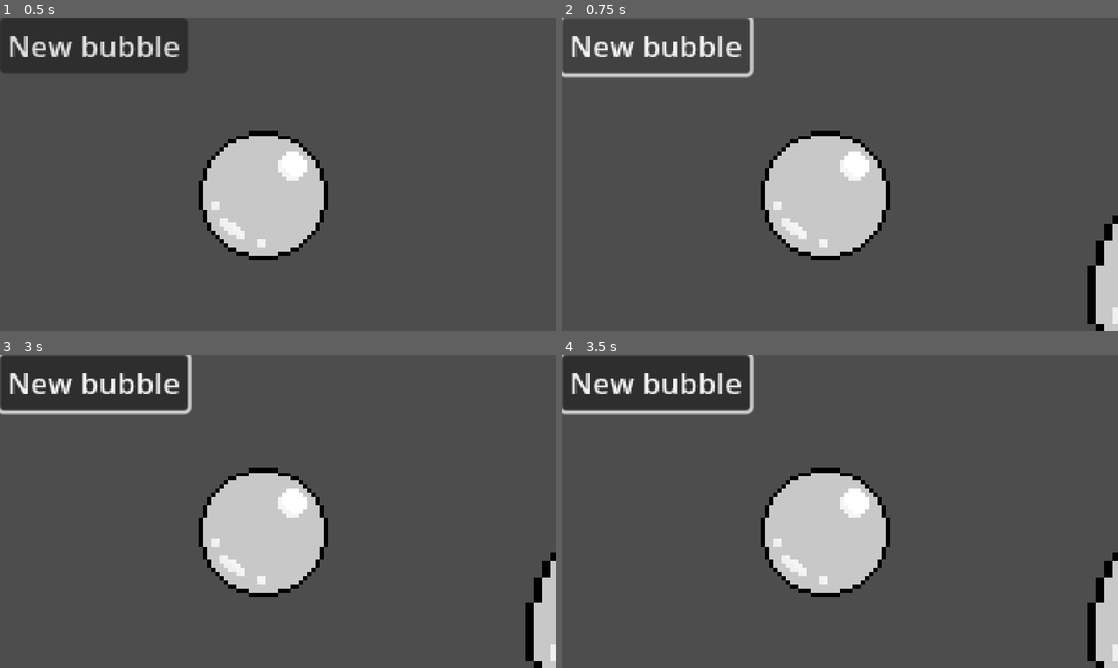
Above: before the commit, frames 1-4 (two rows, left to right).
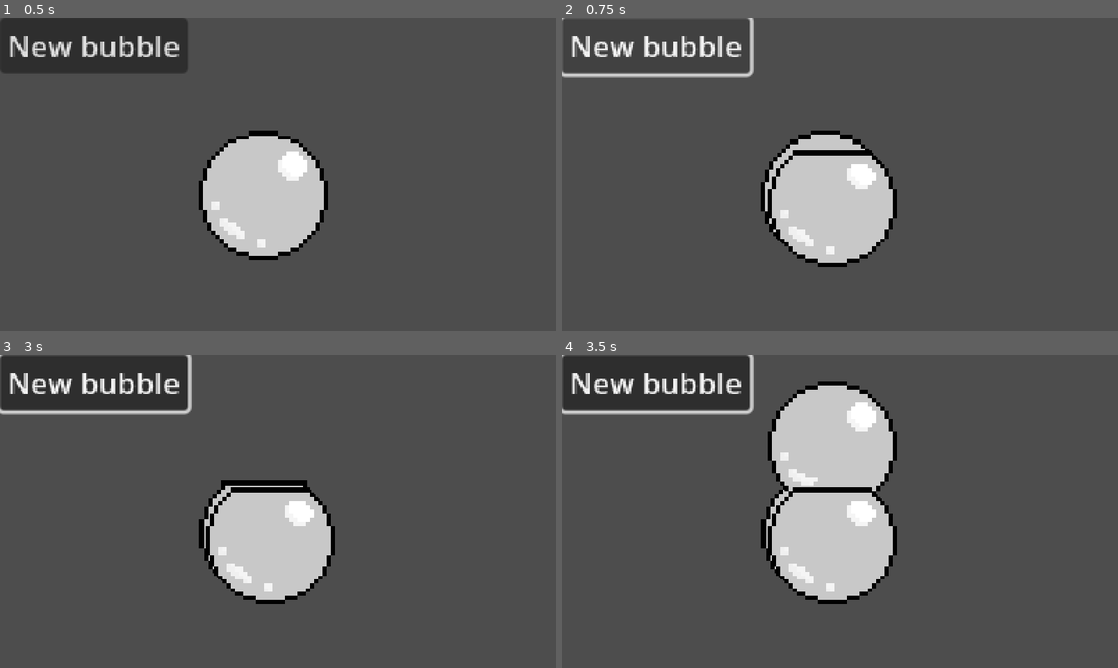
Above: after the commit, the same moments.

Repository: rems64/BubbleAssembly
Game: Godot game, scene res://bulles.tscn
Two runs of this game, one before a commit and one after it. Both use one fixed random seed, a clock stepped at 60 frames per second and the inputs below. This scene is started directly instead of the project's main scene.
Inputs (mouse positions are in pixels of both pictures, inside the frame that each line leads up to):
- Up to frame 1 (0.5 s): no input
- Up to frame 2 (0.75 s): click "New bubble" at 0.5 s
- Up to frame 3 (3 s): click "New bubble" at 1.25 s; click "New bubble" at 2 s; tap Enter at 2.75 s; move the mouse to (266, 533) at 2.77 s; click (266, 533) at 2.92 s
- Up to frame 4 (3.5 s): no input

Frame 1 is identical in both runs. In frame 2, 3.9% of the frame differs, in the area x 35-100%, y 37-100%; in frame 3, 4.5%; in frame 4, 10%, in the area x 35-100%, y 8-100%.

Commit message:
bulles fonctionnelles

Diff:
--- a/bubulle.tscn
+++ b/bubulle.tscn
@@ -154,9 +154,11 @@
 
 [node name="bulle" type="RigidBody2D" groups=["pickable"]]
 position = Vector2(471, 199)
-scale = Vector2(2, 2)
 input_pickable = true
 freeze = true
+freeze_mode = 1
+contact_monitor = true
+max_contacts_reported = 5
 script = ExtResource("1_c328f")
 
 [node name="AnimatedSprite2D" type="AnimatedSprite2D" parent="."]
@@ -167,5 +169,7 @@
 [node name="CollisionShape2D" type="CollisionShape2D" parent="."]
 shape = SubResource("CircleShape2D_2sphb")
 
+[connection signal="body_entered" from="." to="." method="_on_bulle_collisioned"]
+[connection signal="body_exited" from="." to="." method="_on_bulle_exited"]
 [connection signal="input_event" from="." to="." method="_on_input_event"]
 [connection signal="animation_changed" from="AnimatedSprite2D" to="." method="_on_animation_changed"]
--- a/bulle.gd
+++ b/bulle.gd
@@ -1,13 +1,20 @@
 extends RigidBody2D
+
+signal clicked
 @onready var collisionBox = $CollisionShape2D
 @onready var apparence = $AnimatedSprite2D
 
-@onready var contactHaut = false
-@onready var contactBas = false
-@onready var contactDroite = false
-@onready var contactGauche = false
+@onready var voisinHaut = null
+@onready var voisinBas = null
+@onready var voisinGauche = null
+@onready var voisinDroite = null
+#@onready var contactHaut = false
+#@onready var contactBas = false
+#@onready var contactDroite = false
+#@onready var contactGauche = false
 
 @onready var len_bulle = apparence.get_sprite_frames().get_frame_texture("bulle", 0).get_size().x
+@onready var held = false
 
 # Called when the node enters the scene tree for the first time.
 func _ready():
@@ -15,58 +22,40 @@
 
 
 # Called every frame. 'delta' is the elapsed time since the previous frame.
-@onready var i = 0
 func _process(delta):
-	#i += 1
-	#print(held)
-	if (i == 50) :
-		contactHaut = false
-		contactBas = true
-		contactGauche = true
-		contactDroite = true
-		contact()
-	if (i == 100) :
-		contactHaut = false
-		contactBas = false
-		contactGauche = false
-		contactDroite = false
-		contact()
-	if (i == 150) :
-		contactHaut = true
-		contactBas = false
-		contactGauche = true
-		contactDroite = true
-		contact()
-	if (i == 200) :
-		contactHaut = false
-		contactBas = false
-		contactGauche = false
-		contactDroite = false
-		contact()
-	if (i == 150) :
-		contactHaut = true
-		contactBas = true
-		contactGauche = true
-		contactDroite = true
-		contact()
-	if (i == 200) :
-		contactHaut = true
-		contactBas = true
-		contactGauche = true
-		contactDroite = false
-		contact()
-		i = 0
+	pass
 
-signal clicked
-var held = false
 func _on_input_event(viewport, event, shape_idx):
 	if event is InputEventMouseButton  and event.button_index == MOUSE_BUTTON_LEFT:
 		if event.pressed :
 			clicked.emit(self)
 
 func _physics_process(delta):
+	#//reinitialize les voisins
+	if voisinHaut != null : _on_bulle_exited(voisinHaut)
+	if voisinBas != null : _on_bulle_exited(voisinBas)
+	if voisinGauche != null : _on_bulle_exited(voisinGauche)
+	if voisinDroite != null : _on_bulle_exited(voisinDroite)
+		#global_transform.origin = round(get_global_mouse_position())
+
+	#//déplace la bubulle comme on le veut
 	if held :
-		global_transform.origin = get_global_mouse_position()
+		global_position = round(get_global_mouse_position())
+		#collision = move_and_collide(round(get_global_mouse_position())-global_position)
+
+	#//recalcule des voisins
+	var collision = get_colliding_bodies()
+	if collision != null :
+		if held :
+			global_position = round(get_global_mouse_position())
+		for bulle in collision :
+			#_on_bulle_collisioned(collision.get_collider())
+			_on_bulle_collisioned(bulle)
+
+	else :
+		pass
+#	update l'affichage
+	contact()
 
 func pickup():
 	if held:
@@ -78,6 +67,31 @@
 	if held :
 		#freeze = false
 		apply_central_impulse(impulse)
+		var collision = get_colliding_bodies()
+		#var collision = move_and_collide(Vector2(0, 0))
+		if collision != null :
+			print(collision)
+			 #handle the rightful placement
+			for bulle in collision :
+				#var bulle = collider
+				var bulle_x = bulle.global_position.x
+				var bulle_y = bulle.global_position.y
+				var me_x = global_position.x
+				var me_y = global_position.y
+
+				var diff_x = me_x - bulle_x
+				var diff_y = me_y - bulle_y
+				if abs(diff_x) > abs(diff_y) : #si la bulle est plus à ma gauche/droite qu'en haut/bas :
+					global_position.y = bulle.global_position.y
+					if diff_x < 0 : #la bulle est à ma droite
+						global_position.x = bulle.global_position.x - 2*len_bulle-5
+					else : global_position.x = bulle.global_position.x + 2*len_bulle+5
+				else :
+					global_position.x = bulle.global_position.x
+					if diff_y < 0 : #la bulle est en-dessous de moi
+						global_position.y = bulle.global_position.y - 2*len_bulle-5
+					else : global_position.y = bulle.global_position.y + 2*len_bulle+5
+
 		held = false
 
 
@@ -86,7 +100,11 @@
 	var apparence_size = apparence.get_sprite_frames().get_frame_texture(apparence.animation, 0).get_size()
 	#print(new_rect)
 	apparence.offset.x = 0; apparence.offset.y = 0;
+	var contactHaut = voisinHaut != null
+	var contactBas = voisinBas != null
 	if (apparence_size.x < len_bulle) :
+		var contactGauche = voisinGauche != null
+		var contactDroite = voisinDroite != null
 		if contactGauche && contactDroite :
 			apparence.offset.x = -0.5
 			if contactHaut || contactBas :
@@ -108,11 +126,43 @@
 
 func contact() :
 	var anim_name = "coupé"
-	if contactHaut : anim_name += " haut"
-	if contactBas : anim_name += " bas"
-	if contactGauche : anim_name += " gauche"
-	if contactDroite : anim_name += " droite"
+	if voisinHaut!=null : anim_name += " haut"
+	if voisinBas!=null : anim_name += " bas"
+	if voisinGauche!=null : anim_name += " gauche"
+	if voisinDroite!=null : anim_name += " droite"
 
 	if anim_name == "coupé" : anim_name = "bulle"
-	print(anim_name)
 	apparence.play(anim_name)
+
+
+func _on_bulle_collisioned(bulle: Node):
+	#if held :
+		#bulle._on_bulle_collisioned(self)
+	remove_from_voisin(bulle)
+	var bulle_x = bulle.global_position.x
+	var bulle_y = bulle.global_position.y
+	var me_x = global_position.x
+	var me_y = global_position.y
+
+	var diff_x = me_x - bulle_x
+	var diff_y = me_y - bulle_y
+	if abs(diff_x) > abs(diff_y) : #si la bulle vient plutôt de gauche/droite que de haut/bas :
+		if diff_x < 0 : #la bulle est à ma droite
+			voisinDroite = bulle
+		else : voisinGauche = bulle
+	else :
+		if diff_y < 0 : #la bulle est en-dessous de moi
+			voisinBas = bulle
+		else : voisinHaut = bulle
+
+
+func _on_bulle_exited(bulle: Node) -> void:
+	#if held :
+		#bulle._on_bulle_exited(self)
+	remove_from_voisin(bulle)
+
+func remove_from_voisin(bulle : Node) :
+	if voisinHaut == bulle : voisinHaut = null
+	elif voisinBas == bulle : voisinBas = null
+	elif voisinGauche == bulle : voisinGauche = null
+	elif voisinDroite == bulle : voisinDroite = null
--- a/bulles.tscn
+++ b/bulles.tscn
@@ -8,7 +8,6 @@
 
 [node name="bulle" parent="." instance=ExtResource("2_0mvua")]
 position = Vector2(190, 128)
-scale = Vector2(1, 1)
 
 [node name="Button" type="Button" parent="."]
 offset_right = 8.0
--- a/main.gd
+++ b/main.gd
@@ -8,7 +8,6 @@
 
 func _on_pickable_clicked(object):
 	if held_object == null:
-		print("held object not null")
 		object.pickup()
 		held_object = object
 
@@ -25,6 +24,8 @@
 func _on_button_pressed():
 	var bulle = preload("res://bubulle.tscn").instantiate()
 	#var bulle_instance = bulle.instance()
-	#bulle.global_transform = child.global_transform
+	bulle.global_transform = child.global_transform
+	bulle.global_position.x += 5
+	bulle.global_position.y += 5
 	add_child(bulle)
 	bulle.clicked.connect(_on_pickable_clicked)
